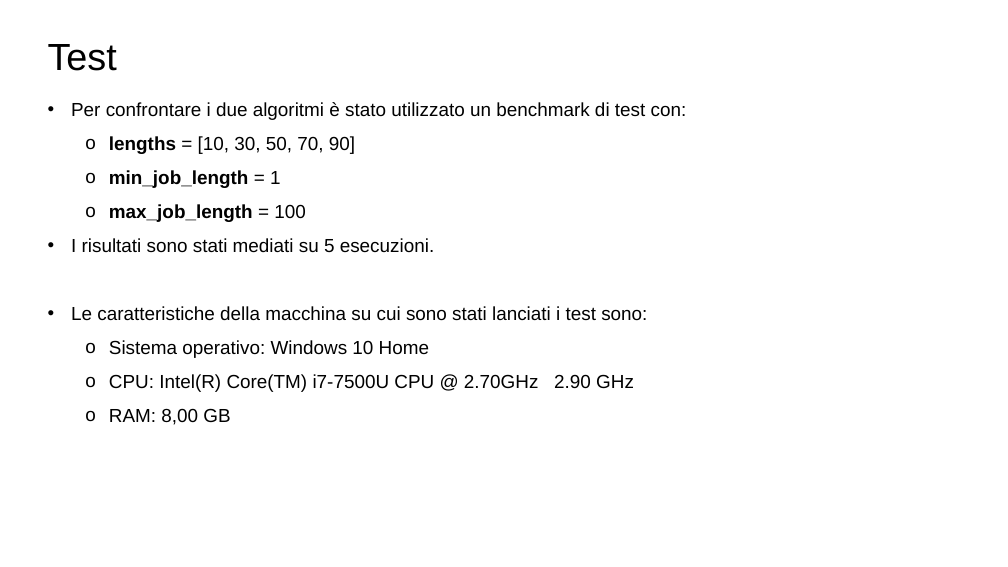
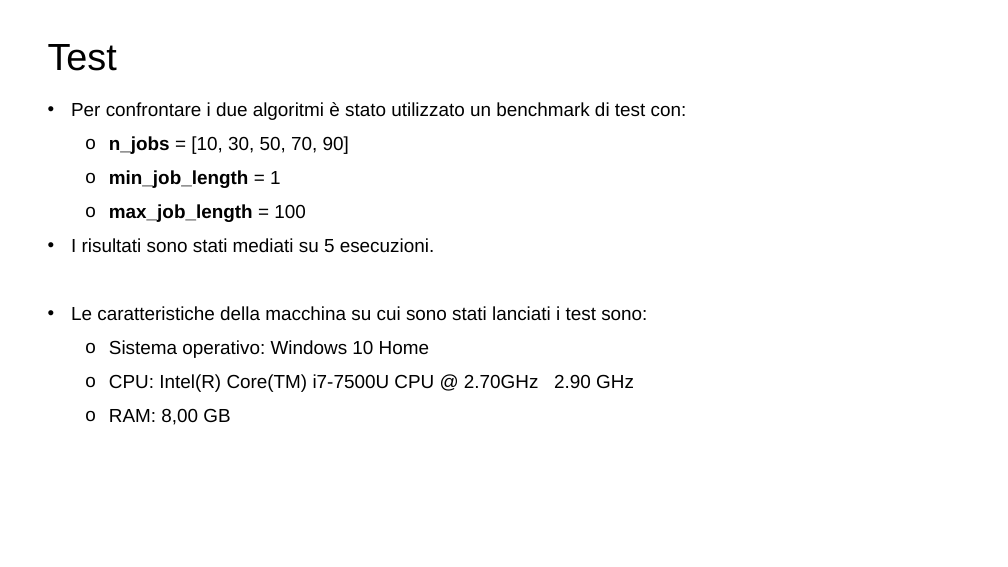
Before and after one commit to paolo-di-simone/LocalSearch-JobScheduling, a slide deck: slide 14 of Presentazione-LocalSearch.pptx (slide 15 before the commit). Drawn at 1008x567 pixels with LibreOffice and Linux fonts; fonts in the diff are those of the drawing. Boxes give left, top, right and bottom in pixels: in the first picture for what was removed or moved away, otherwise in the second. Text is boxed around its words. In the diff, an @@ line names an element or a change of style, - is before the commit and + after.

```diff
--- a/Presentazione-LocalSearch.pptx
+++ b/Presentazione-LocalSearch.pptx
@@ text at (109, 136, 349, 154): text changed @@
-  o lengths = [10, 30, 50, 70, 90]
+  o n_jobs = [10, 30, 50, 70, 90]
```
Also in this commit, not shown: 4 other slides changed, 1 slide removed.
